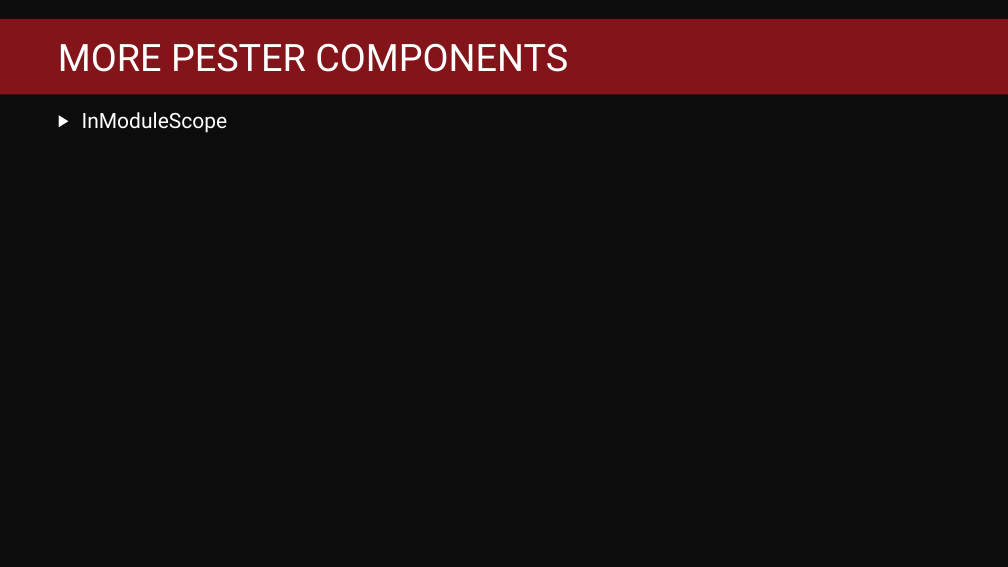
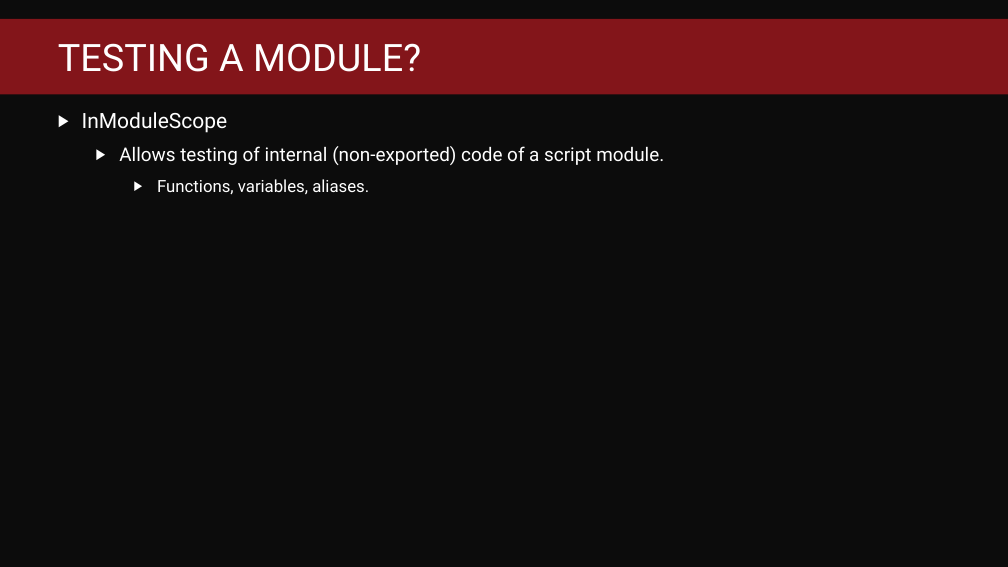
Before and after one commit to fredbainbridge/mmsPester, a slide deck: slide 15 of Pester Practically Perfect PowerShell.pptx. Drawn at 1008x567 pixels with LibreOffice and Linux fonts; fonts in the diff are those of the drawing; background and template pictures are left out. Boxes give left, top, right and bottom in pixels: in the first picture for what was removed or moved away, otherwise in the second. Text is boxed around its words. In the diff, an @@ line names an element or a change of style, - is before the commit and + after.

Commit message:
finished module and tests

```diff
--- a/Pester Practically Perfect PowerShell.pptx
+++ b/Pester Practically Perfect PowerShell.pptx
@@ title at box(58, 43, 421, 72): text changed @@
-MORE PESTER COMPONENTS
+TESTING A MODULE?
@@ text at box(119, 146, 664, 194): paragraphs added @@
+  ▶ Allows testing of internal (non-exported) code of a script module.
+    ▶ Functions, variables, aliases.
```
Also in this commit, not shown: 7 other files.
